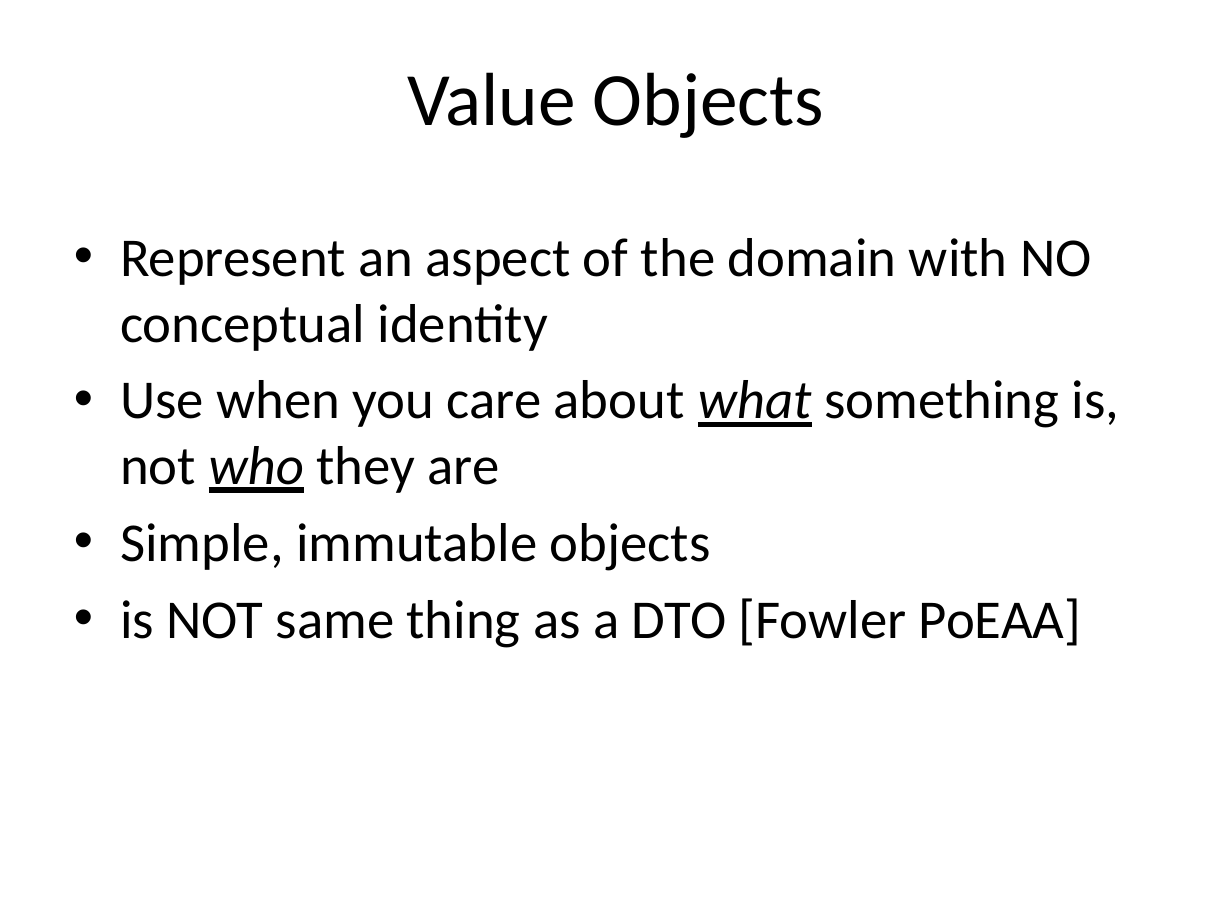
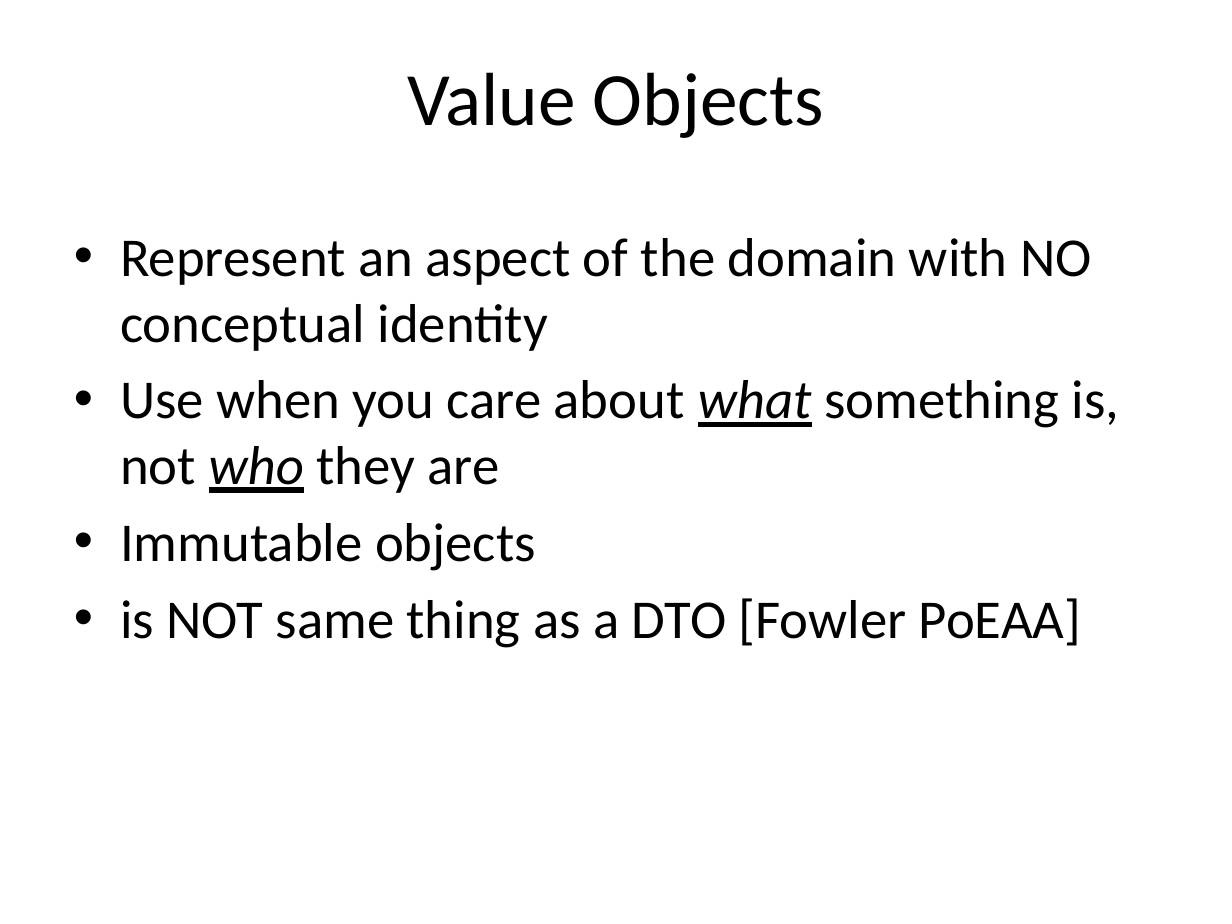
Before and after one commit to arturtv/dddpresentation, a slide deck: slide 25 of Domain-DrivenDesign.A.Trosin.pptx. Drawn at 1232x924 pixels with LibreOffice and Linux fonts; fonts in the diff are those of the drawing. Boxes give left, top, right and bottom in pixels: in the first picture for what was removed or moved away, otherwise in the second. Text is boxed around its words. In the diff, an @@ line names an element or a change of style, - is before the commit and + after.

```diff
--- a/Domain-DrivenDesign.A.Trosin.pptx
+++ b/Domain-DrivenDesign.A.Trosin.pptx
@@ text at (x1=120, y1=523, x2=536, y2=571): text changed @@
-• Simple, immutable objects
+• Immutable objects
```
